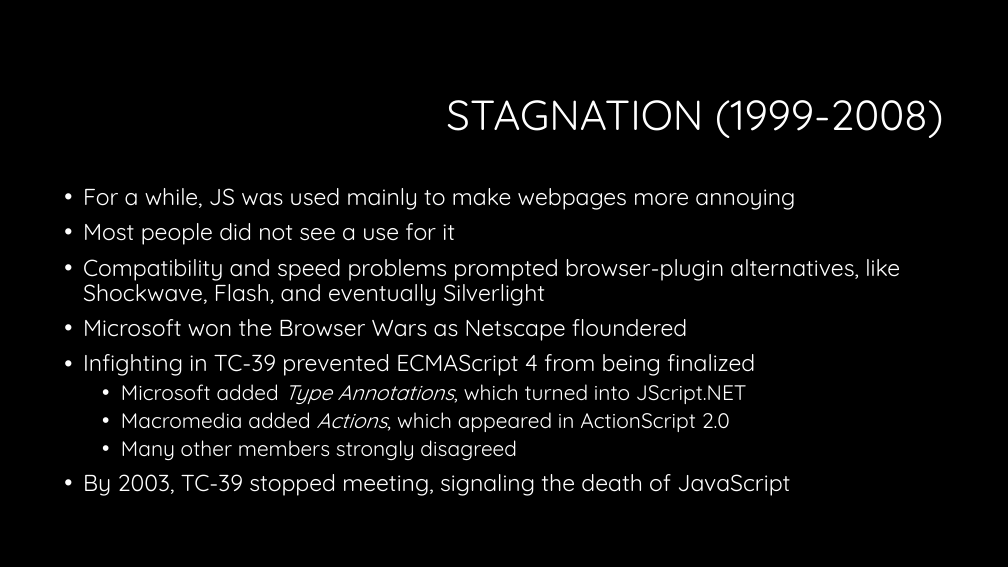
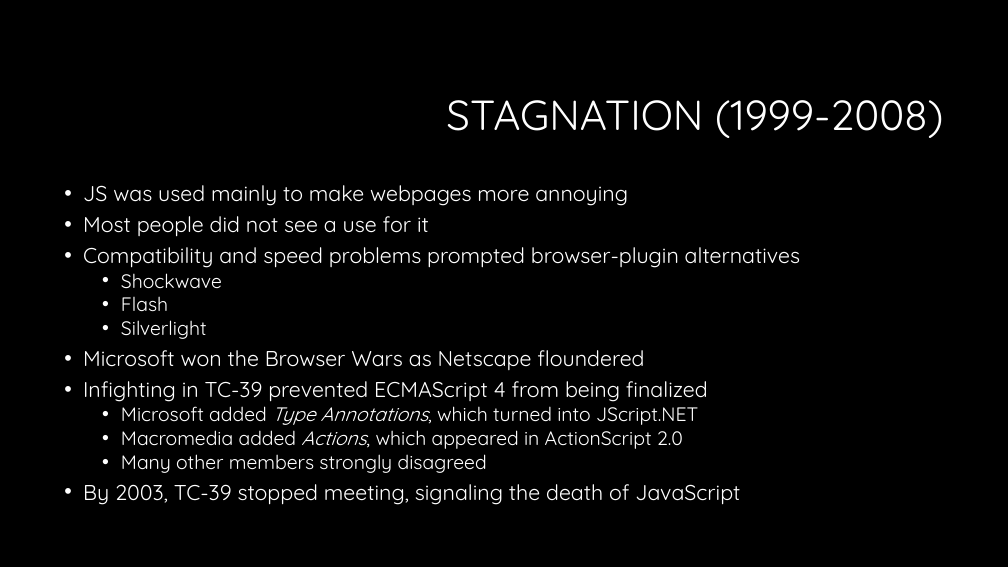
Before and after one commit to RonPenton/intro-to-typescript, a slide deck: slide 8 of Web development with Typescript.pptx (slide 7 before the commit). Drawn at 1008x567 pixels with LibreOffice and Linux fonts; fonts in the diff are those of the drawing; background and template pictures are left out. Boxes give left, top, right and bottom in pixels: in the first picture for what was removed or moved away, otherwise in the second. Text is boxed around its words. In the diff, an @@ line names an element or a change of style, - is before the commit and + after.

```diff
--- a/Web development with Typescript.pptx
+++ b/Web development with Typescript.pptx
@@ text at (83, 185, 628, 206): text changed; size 22 to 20.4 pt @@
-• For a while, JS was used mainly to make webpages more annoying
+• JS was used mainly to make webpages more annoying
@@ text at (83, 216, 740, 505): size 22 to 20.4 pt in "Most people did not see a use ...", "Microsoft won the Browser Wars as Netscape ...", "Infighting in TC-39 prevented ECMAScript 4 from ...", "By 2003, TC-39 stopped meeting, signaling the ..."; size 20 to 18.5 pt in "Microsoft added Type Annotations, which turned into ...", "Macromedia added Actions, which appeared in ActionScript ...", "Many other members strongly disagreed"; line spacing 0.9 to 0.8 @@
@@ text at (83, 247, 800, 339): text changed; size 22 to 20.4 pt @@
-• Compatibility and speed problems prompted browser-plugin alternatives, like Shockwave, Flash, and eventually Silverlight
+• Compatibility and speed problems prompted browser-plugin alternatives
+  • Shockwave
+  • Flash
+  • Silverlight
```
Also in this commit, not shown: 18 other slides changed, 3 slides added, 2 slides removed.
